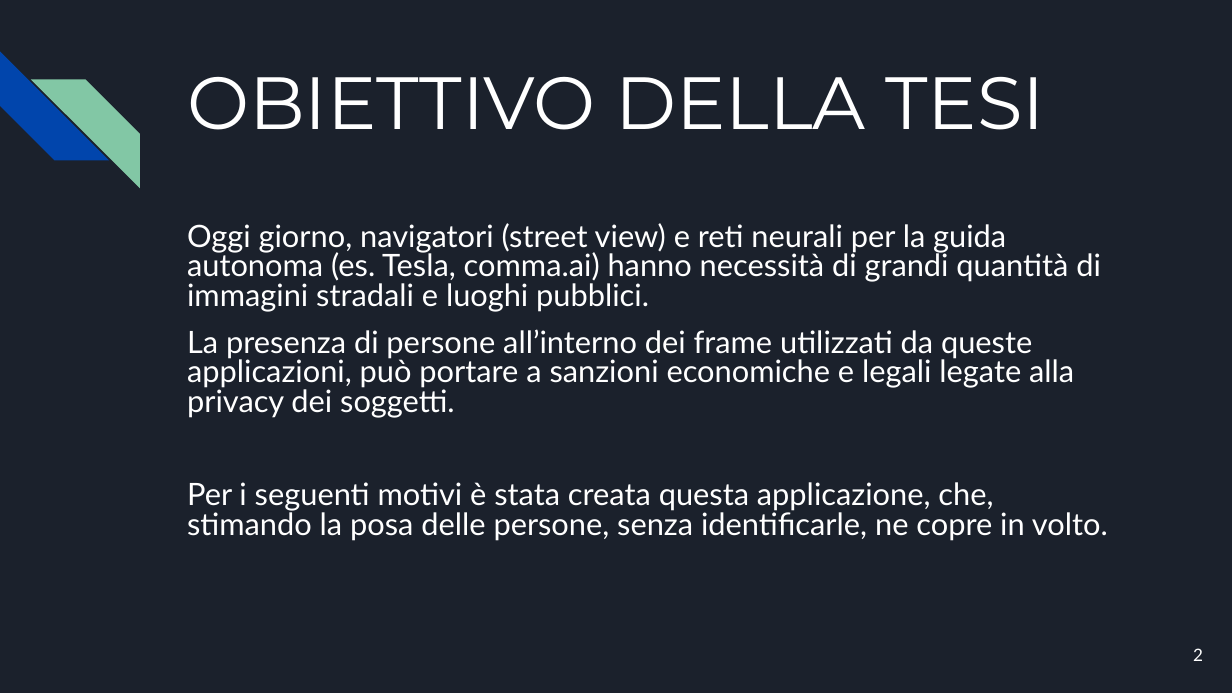
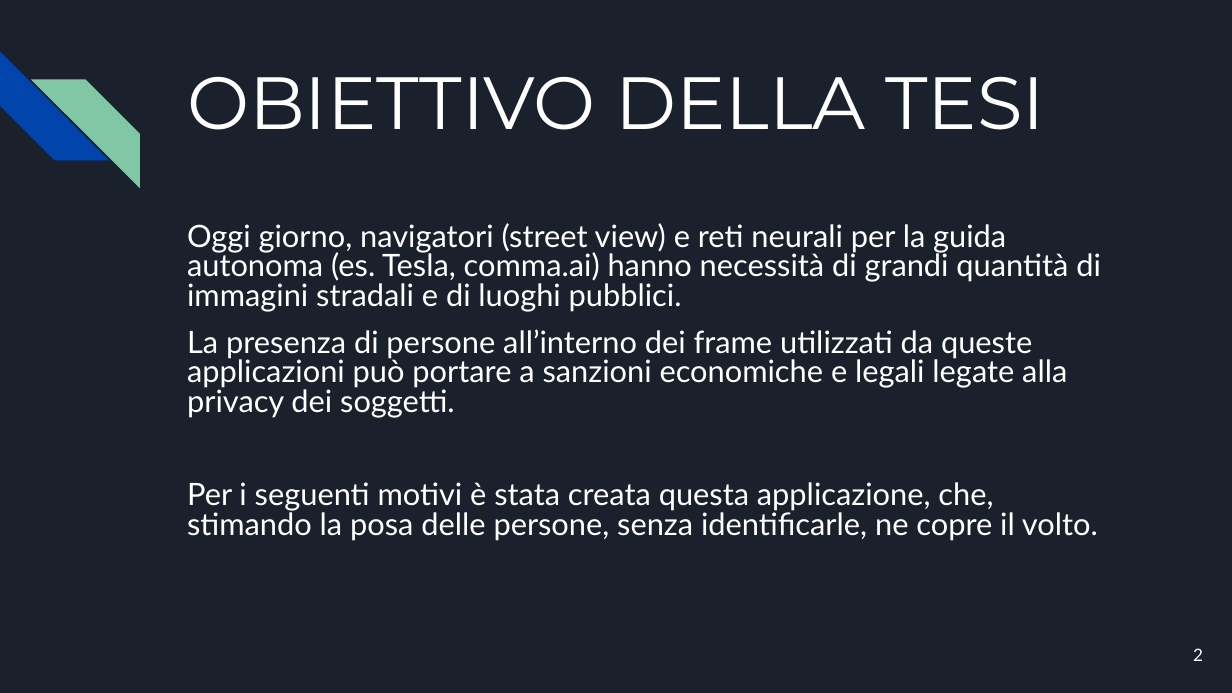
Before and after one commit to FrancescoLuzzi/Tesi, a slide deck: slide 2 of Presentazione.pptx. Drawn at 1232x693 pixels with LibreOffice and Linux fonts; fonts in the diff are those of the drawing. Boxes give left, top, right and bottom in pixels: in the first picture for what was removed or moved away, otherwise in the second. Text is boxed around its words. In the diff, an @@ line names an element or a change of style, - is before the commit and + after.

Commit message:
Updates

```diff
--- a/Presentazione.pptx
+++ b/Presentazione.pptx
@@ text at (187,223,1101,541): text changed @@
-Oggi giorno, navigatori (street view) e reti neurali per la guida autonoma (es. Tesla, comma.ai) hanno necessità di grandi quantità di immagini stradali e luoghi pubblici.
-La presenza di persone all’interno dei frame utilizzati da queste applicazioni, può portare a sanzioni economiche e legali legate alla privacy dei soggetti.
-Per i seguenti motivi è stata creata questa applicazione, che, stimando la posa delle persone, senza identificarle, ne copre in volto.
+Oggi giorno, navigatori (street view) e reti neurali per la guida autonoma (es. Tesla, comma.ai) hanno necessità di grandi quantità di immagini stradali e di luoghi pubblici.
+La presenza di persone all’interno dei frame utilizzati da queste applicazioni può portare a sanzioni economiche e legali legate alla privacy dei soggetti.
+Per i seguenti motivi è stata creata questa applicazione, che, stimando la posa delle persone, senza identificarle, ne copre il volto.
```
Also in this commit, not shown: 1 other slide changed.
